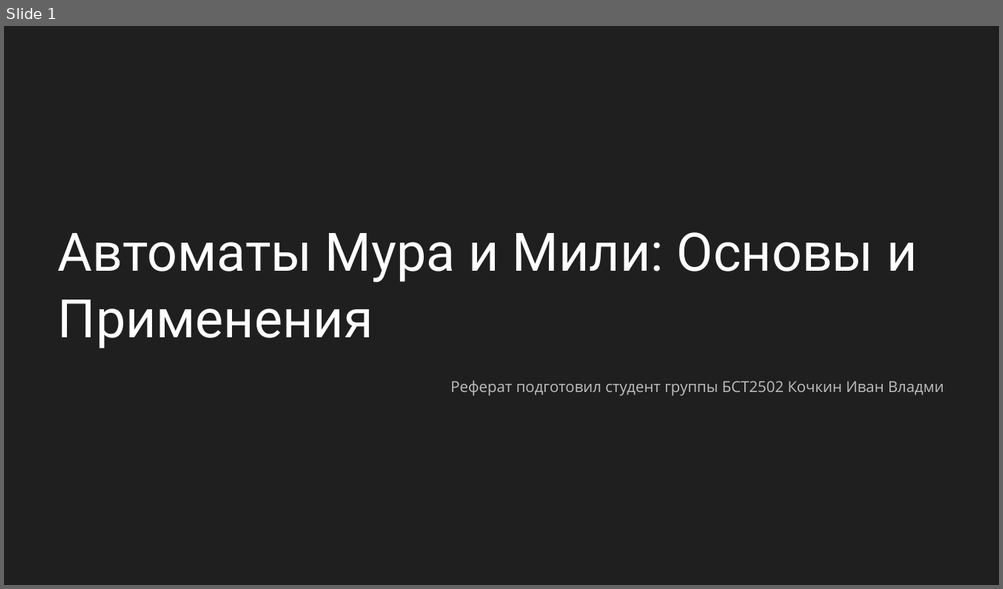
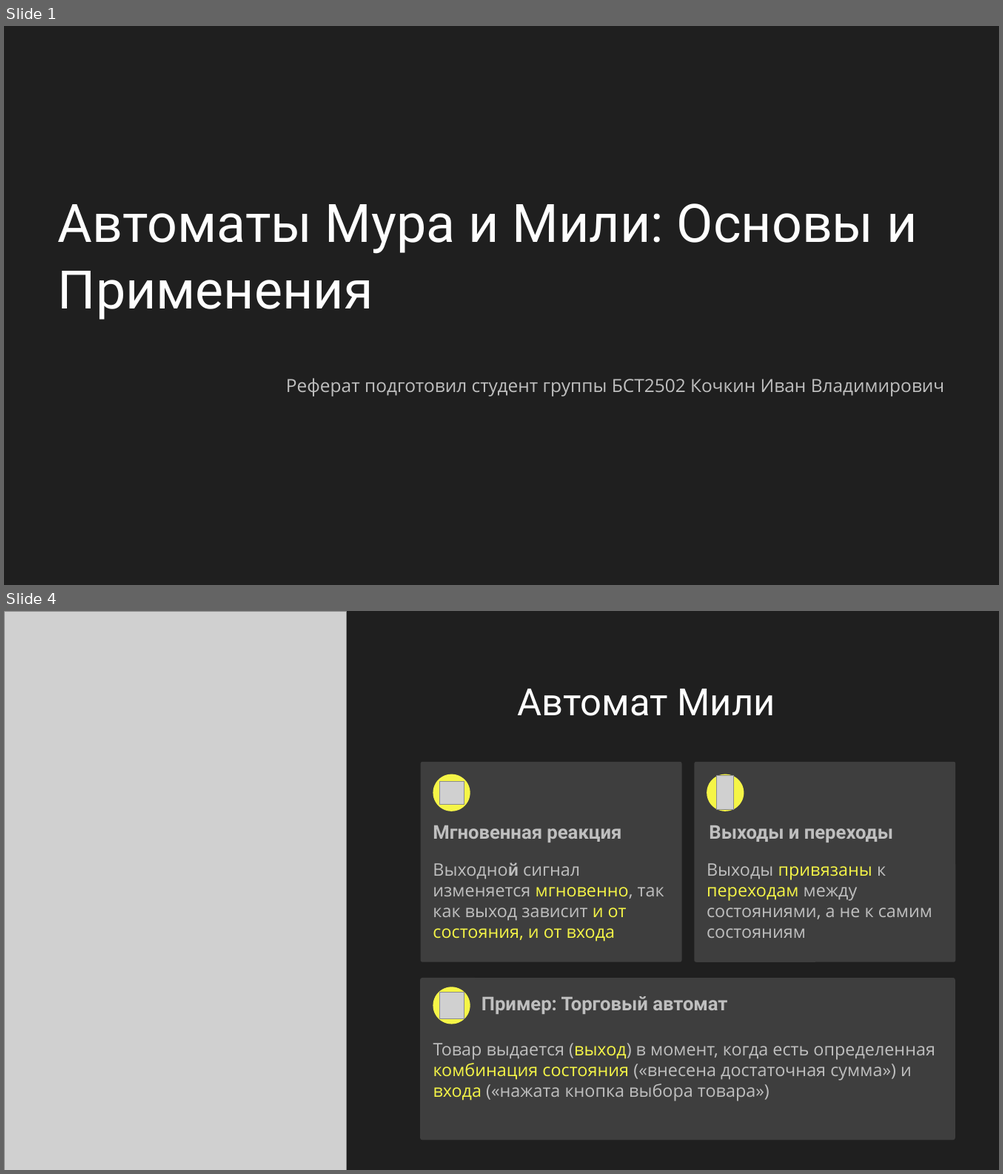
Before and after one commit to Astolfo-femboy-UwU/urban-octo-barnacle, a slide deck: Вычислительная техника/Автоматы Мура и Мили.pptx. Shown one above the other, each under a label of ours: slide 1 before the commit, slides 1 and 4 after it; the slides between them are not shown. The pictures are 1003x589 and 1003x1174 pixels, drawn with LibreOffice and Linux fonts; fonts in the diff are those of the drawing; grey boxes stand for pictures; background and template pictures are left out. Boxes give left, top, right and bottom in pixels: in the first picture for what was removed or moved away, otherwise in the second. Text is boxed around its words. In the diff, an @@ line names an element or a change of style, - is before the commit and + after.

```diff
--- a/Вычислительная техника/Автоматы Мура и Мили.pptx
+++ b/Вычислительная техника/Автоматы Мура и Мили.pptx
@@ slide 4 added at bbox=[4, 611, 999, 1170], background #FFFFFF; not listed: 1 template element that a slide beside it also shows @@
@@ picture added at bbox=[4, 611, 347, 1170] @@
@@ text added at bbox=[517, 689, 774, 716], 43.5 pt, text #FEFEFE @@
+Автомат Мили
@@ rounded rectangle added at bbox=[421, 762, 682, 963], fill #3E3E3E @@
@@ rounded rectangle added at bbox=[694, 762, 955, 963], fill #3E3E3E @@
@@ rounded rectangle added at bbox=[433, 775, 470, 812], fill #F5F547 @@
@@ picture added at bbox=[439, 781, 464, 804] @@
@@ rounded rectangle added at bbox=[706, 775, 744, 812], fill #F5F547 @@
@@ picture added at bbox=[717, 776, 734, 810] @@
@@ text added at bbox=[432, 826, 621, 843], 22 pt, text #BFBFBF, bold @@
+Мгновенная реакция
@@ text added at bbox=[708, 826, 893, 843], 22 pt, text #BFBFBF, bold @@
+Выходы и переходы
@@ text added at bbox=[432, 863, 664, 942], 20 pt, text #BFBFBF @@
+Выходной сигнал изменяется мгновенно, так как выход зависит и от состояния, и от входа
@@ text added at bbox=[706, 863, 932, 938], 20 pt, text #BFBFBF @@
+Выходы привязаны к переходам между состояниями, а не к самим состояниям
@@ rounded rectangle added at bbox=[420, 978, 954, 1141], fill #3E3E3E @@
@@ rounded rectangle added at bbox=[433, 987, 470, 1025], fill #F5F547 @@
@@ picture added at bbox=[439, 993, 464, 1019] @@
@@ text added at bbox=[481, 997, 727, 1014], 22 pt, text #BFBFBF, bold @@
+Пример: Торговый автомат
@@ text added at bbox=[433, 1043, 935, 1102], 20 pt, text #BFBFBF @@
+Товар выдается (выход) в момент, когда есть определенная комбинация состояния («внесена достаточная сумма») и входа («нажата кнопка выбора товара»)
@@ rectangle added at bbox=[876, 1133, 999, 1170], fill #1F1F1F, outline #1F1F1F 0 pt @@
@@ slide 1 changed as well @@
@@ text "Автоматы Мура и Мили: Основы ...": place and size @@
-text "Автоматы Мура и Мили: Основы ..." at bbox=[58, 232, 916, 349]
+text "Автоматы Мура и Мили: Основы ..." at bbox=[58, 204, 916, 320]
@@ text at bbox=[286, 378, 945, 397]: text changed; size 17.5 to 21 pt @@
-Реферат подготовил студент группы БСТ2502 Кочкин Иван Владми
+Реферат подготовил студент группы БСТ2502 Кочкин Иван Владимирович
```
Also in this commit, not shown: 7 other slides changed, 1 slide removed, 1 other file.
